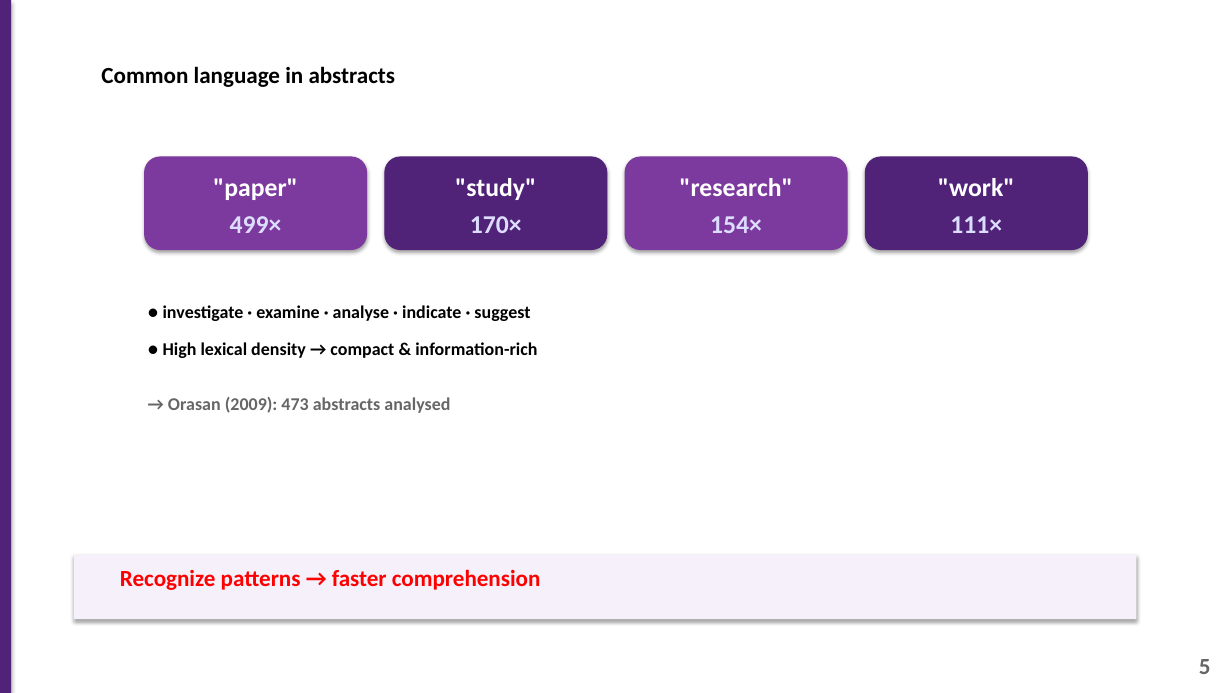
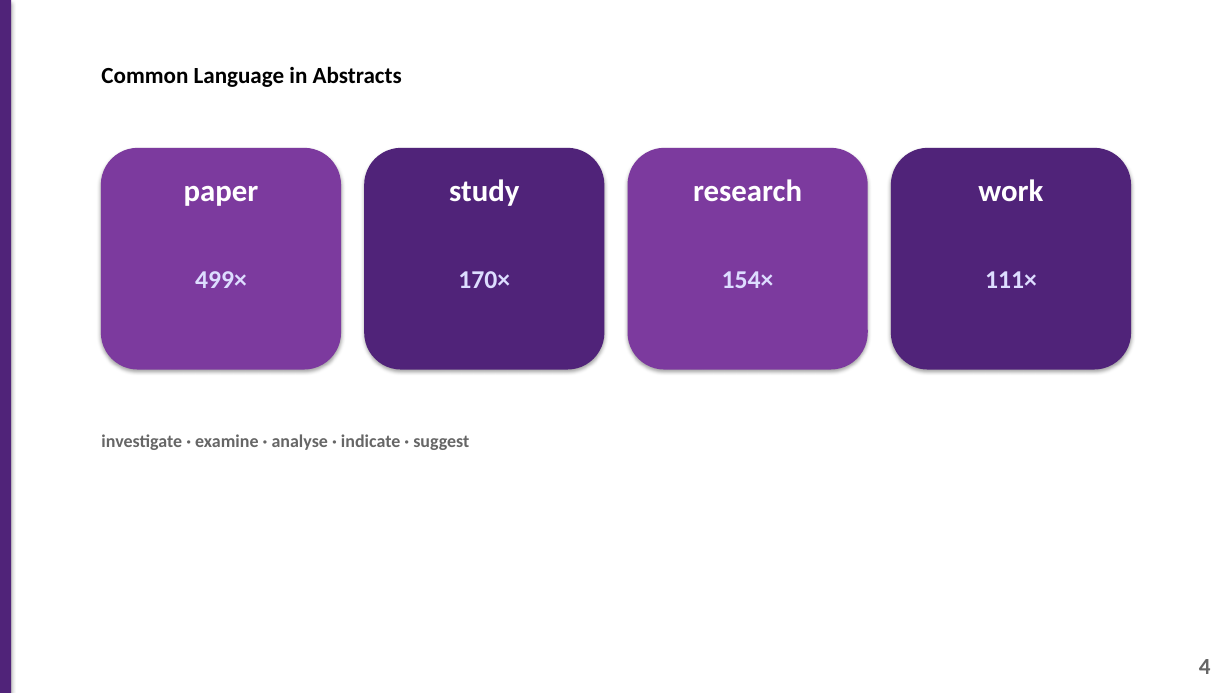
Before and after one commit to 975801846-star/workspace-outputs, a slide deck: slide 4 of Introduction_to_Reading_Assessment.pptx (slide 5 before the commit). Drawn at 1232x693 pixels with LibreOffice and Linux fonts; fonts in the diff are those of the drawing. Boxes give left, top, right and bottom in pixels: in the first picture for what was removed or moved away, otherwise in the second. Text is boxed around its words. In the diff, an @@ line names an element or a change of style, - is before the commit and + after.

```diff
--- a/Introduction_to_Reading_Assessment.pptx
+++ b/Introduction_to_Reading_Assessment.pptx
@@ text at (x1=101, y1=66, x2=402, y2=87): text changed @@
-Common language in abstracts
+Common Language in Abstracts
@@ rounded rectangle at (x1=101, y1=148, x2=341, y2=370): outline #7C3A9E 1 pt to none @@
@@ rounded rectangle resized from (x1=145, y1=157, x2=367, y2=250) to (x1=101, y1=148, x2=341, y2=370) @@
@@ rounded rectangle resized from (x1=385, y1=157, x2=607, y2=250) to (x1=364, y1=148, x2=604, y2=370) @@
@@ rounded rectangle at (x1=364, y1=148, x2=604, y2=370): outline #502379 1 pt to none @@
@@ rounded rectangle resized from (x1=626, y1=157, x2=848, y2=250) to (x1=628, y1=148, x2=868, y2=370) @@
@@ rounded rectangle at (x1=628, y1=148, x2=868, y2=370): outline #7C3A9E 1 pt to none @@
@@ rounded rectangle at (x1=891, y1=148, x2=1131, y2=370): outline #502379 1 pt to none @@
@@ rounded rectangle resized from (x1=866, y1=157, x2=1088, y2=250) to (x1=891, y1=148, x2=1131, y2=370) @@
@@ text at (x1=449, y1=179, x2=519, y2=206): text changed; size 20 to 24 pt @@
-"study"
+study
@@ text at (x1=693, y1=179, x2=802, y2=202): text changed; size 20 to 24 pt @@
-"research"
+research
@@ text at (x1=978, y1=179, x2=1043, y2=202): text changed; size 20 to 24 pt @@
-"work"
+work
@@ text at (x1=184, y1=186, x2=259, y2=206): text changed; size 20 to 24 pt @@
-"paper"
+paper
@@ text "499×" moved from (x1=230, y1=216, x2=282, y2=233) to (x1=195, y1=271, x2=247, y2=288) @@
@@ text "170×" moved from (x1=470, y1=216, x2=522, y2=233) to (x1=458, y1=271, x2=510, y2=288) @@
@@ text "154×" moved from (x1=710, y1=216, x2=762, y2=233) to (x1=722, y1=271, x2=774, y2=288) @@
@@ text "111×" moved from (x1=950, y1=216, x2=1002, y2=233) to (x1=985, y1=271, x2=1037, y2=288) @@
@@ text removed at (x1=163, y1=342, x2=537, y2=358) @@
-● High lexical density → compact & information-rich
@@ text removed at (x1=168, y1=397, x2=450, y2=413) @@
-→ Orasan (2009): 473 abstracts analysed
@@ text at (x1=101, y1=434, x2=469, y2=450): text changed; text colour #000000 to #666666 @@
-● investigate · examine · analyse · indicate · suggest
+investigate · examine · analyse · indicate · suggest
@@ rectangle removed at (x1=74, y1=555, x2=1137, y2=619) @@
@@ text removed at (x1=120, y1=569, x2=541, y2=590) @@
-Recognize patterns → faster comprehension
@@ text at (x1=1199, y1=659, x2=1211, y2=674): text changed @@
-5
+4
```
Also in this commit, not shown: 4 other slides changed, 1 slide removed.
